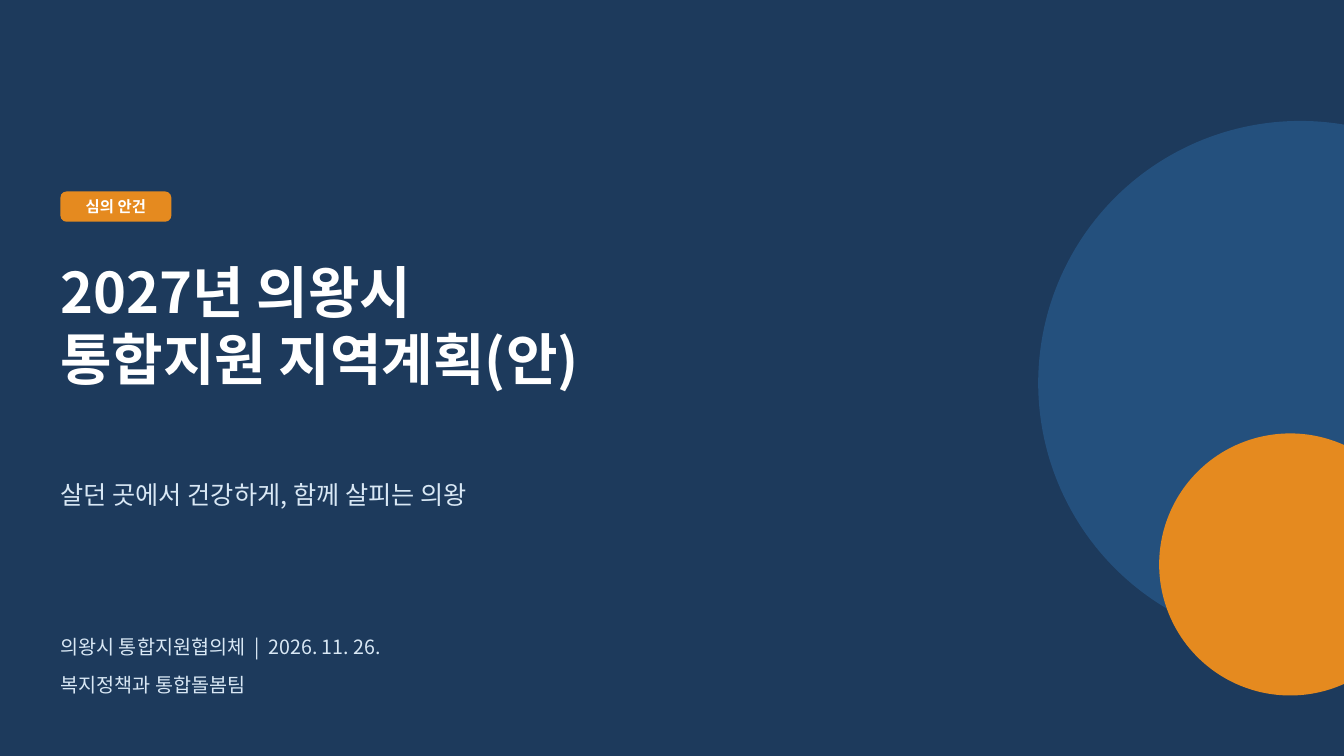
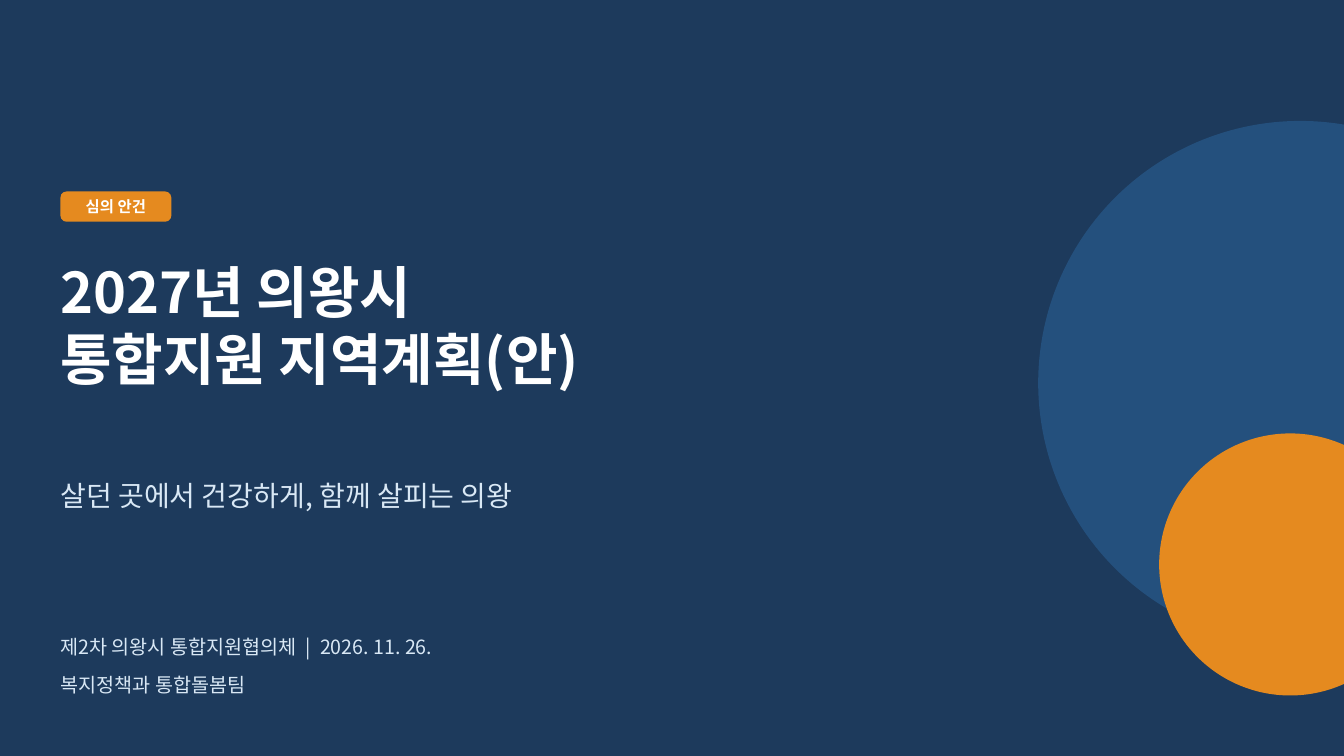
Before and after one commit to skys0430-creator/ssosso0430, a slide deck: slide 1 of docs/uiwang-2027-plan/files/2027_지역계획_협의체심의_발표자료.pptx. Drawn at 1344x756 pixels with LibreOffice and Linux fonts; fonts in the diff are those of the drawing. Boxes give left, top, right and bottom in pixels: in the first picture for what was removed or moved away, otherwise in the second. Text is boxed around its words. In the diff, an @@ line names an element or a change of style, - is before the commit and + after.

```diff
--- a/docs/uiwang-2027-plan/files/2027_지역계획_협의체심의_발표자료.pptx
+++ b/docs/uiwang-2027-plan/files/2027_지역계획_협의체심의_발표자료.pptx
@@ text "살던 곳에서 건강하게, 함께 살피는 ..." at [60,482,513,511]: size 18 to 20 pt @@
@@ text at [60,637,432,656]: text changed @@
-의왕시 통합지원협의체 | 2026. 11. 26.
+제2차 의왕시 통합지원협의체 | 2026. 11. 26.
```
Also in this commit, not shown: 6 other slides changed, 15 slides added, 7 slides removed, 9 other files.
